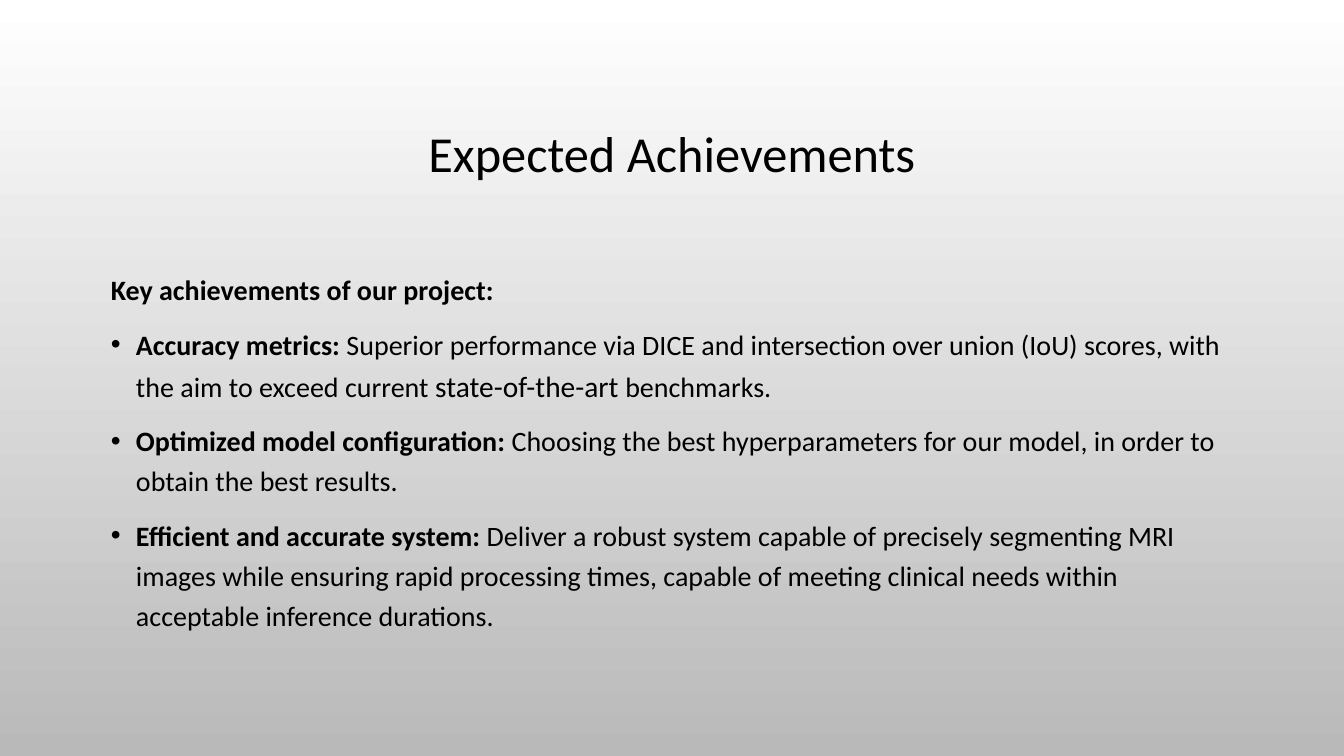
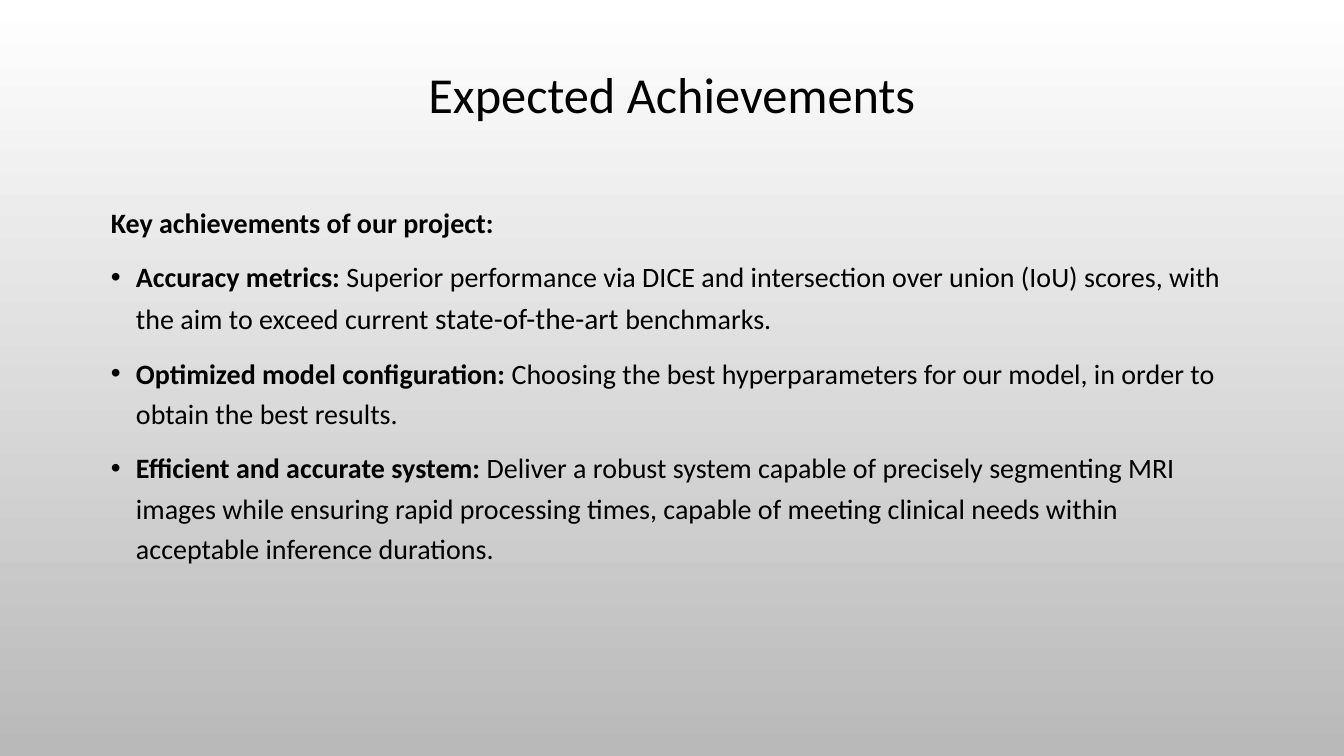
Before and after one commit to rotemlv/CapstoneProject, a slide deck: slide 17 of Capstone Project Phase A - Presentation.pptx. Drawn at 1344x756 pixels with LibreOffice and Linux fonts; fonts in the diff are those of the drawing; background and template pictures are left out. Boxes give left, top, right and bottom in pixels: in the first picture for what was removed or moved away, otherwise in the second. Text is boxed around its words. In the diff, an @@ line names an element or a change of style, - is before the commit and + after.

```diff
--- a/Capstone Project Phase A - Presentation.pptx
+++ b/Capstone Project Phase A - Presentation.pptx
@@ title "Expected Achievements": place and size @@
-title "Expected Achievements" at [428, 137, 915, 180]
+title "Expected Achievements" at [428, 78, 915, 121]
@@ text "Key achievements of our project:": place and size @@
-text "Key achievements of our project:" at [111, 280, 1220, 631]
+text "Key achievements of our project:" at [111, 213, 1220, 564]
```
Also in this commit, not shown: 13 other slides changed.
